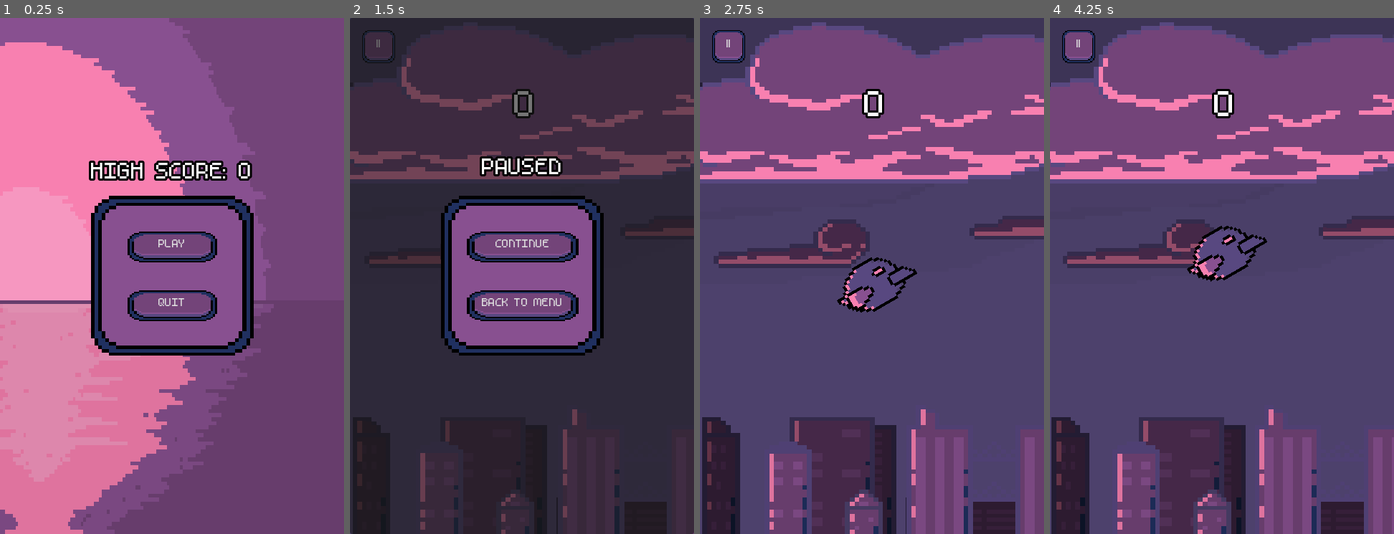
Above: before the commit, frames 1-4 (left to right).
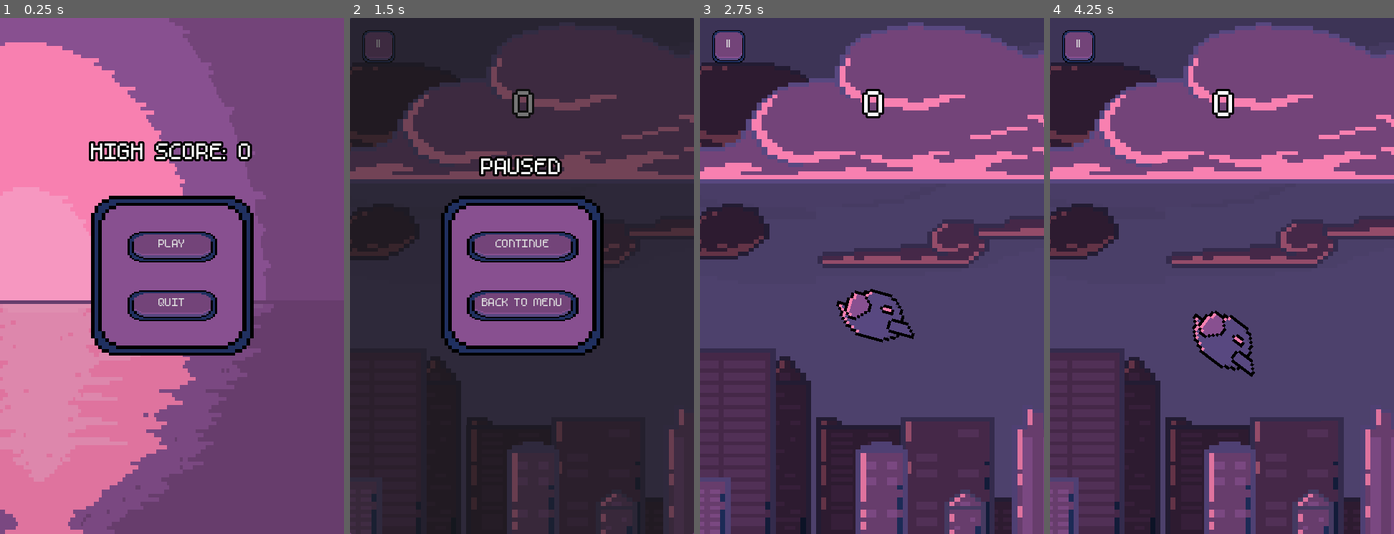
Above: after the commit, the same moments.

Repository: elensiel/Cozy-Bird
Game: Godot game, scene res://scene/main_menu.tscn
Two runs of this game, one before a commit and one after it. Both use one fixed random seed, a clock stepped at 60 frames per second and the inputs below. Sound files missing from this copy of the repository are replaced by a short silence.
Inputs:
- Up to frame 1 (0.25 s): no input
- Up to frame 2 (1.5 s): click "PLAY" at 0.5 s; click "||" at 1.25 s
- Up to frame 3 (2.75 s): click "CONTINUE" at 2 s
- Up to frame 4 (4.25 s): click "||" at 2.75 s; click "CONTINUE" at 3.5 s

The runs differ from the first frame. In frame 1, 2.9% of the frame differs, in the area x 25-74%, y 23-35%; in frame 2, 10%; in frame 3, 37%; in frame 4, 37%, in the area x 0-100%, y 0-100%.

Commit message:
releasable(?)

Diff:
--- a/project.godot
+++ b/project.godot
@@ -26,6 +26,7 @@
 window/size/viewport_height=720
 window/stretch/mode="viewport"
 window/stretch/aspect="expand"
+window/handheld/orientation=1
 
 [gui]
 
--- a/resource/button-32x32.tres
+++ b/resource/button-32x32.tres
@@ -1,8 +1,12 @@
-[gd_resource type="Theme" load_steps=8 format=3 uid="uid://6u6whwgiyxvv"]
+[gd_resource type="Theme" load_steps=9 format=3 uid="uid://6u6whwgiyxvv"]
 
 [ext_resource type="Texture2D" uid="uid://fsbea4b8gktc" path="res://sprite/ui/button-32x32/hover.png" id="1_la543"]
 [ext_resource type="Texture2D" uid="uid://bl38m2jhe368" path="res://sprite/ui/button-32x32/normal.png" id="2_542h8"]
 [ext_resource type="Texture2D" uid="uid://u4neo5d4tauv" path="res://sprite/ui/button-32x32/pressed.png" id="3_w7j33"]
+
+[sub_resource type="StyleBoxTexture" id="StyleBoxTexture_n6htr"]
+content_margin_bottom = 11.0
+texture = ExtResource("2_542h8")
 
 [sub_resource type="StyleBoxEmpty" id="StyleBoxEmpty_n1xu3"]
 
@@ -20,6 +24,7 @@
 
 [resource]
 Button/font_sizes/font_size = 25
+Button/styles/disabled = SubResource("StyleBoxTexture_n6htr")
 Button/styles/focus = SubResource("StyleBoxEmpty_n1xu3")
 Button/styles/hover = SubResource("StyleBoxTexture_eu8aw")
 Button/styles/normal = SubResource("StyleBoxTexture_q8cat")
--- a/resource/menu.tres
+++ b/resource/menu.tres
@@ -1,10 +1,18 @@
-[gd_resource type="Theme" load_steps=11 format=3 uid="uid://bcihif0mi53lh"]
+[gd_resource type="Theme" load_steps=12 format=3 uid="uid://bcihif0mi53lh"]
 
 [ext_resource type="Texture2D" uid="uid://dqgu5n6eoh2jd" path="res://sprite/ui/button_hover.png" id="1_2m0y5"]
 [ext_resource type="FontFile" uid="uid://bm5jntf47tw4y" path="res://resource/m5x7.ttf" id="1_dlwj0"]
 [ext_resource type="Texture2D" uid="uid://dw1colu7vjbf1" path="res://sprite/ui/button.png" id="1_snxaa"]
 [ext_resource type="Texture2D" uid="uid://chpd720ytqc4g" path="res://sprite/ui/panel.png" id="1_tskqo"]
 [ext_resource type="Texture2D" uid="uid://brf0v4gm7p34a" path="res://sprite/ui/button_pressed.png" id="3_bwfm2"]
+
+[sub_resource type="StyleBoxTexture" id="StyleBoxTexture_dsvx6"]
+content_margin_bottom = 11.0
+texture = ExtResource("1_snxaa")
+expand_margin_left = 35.0
+expand_margin_top = 39.0
+expand_margin_right = 32.0
+expand_margin_bottom = 56.0
 
 [sub_resource type="StyleBoxEmpty" id="StyleBoxEmpty_7y61x"]
 
@@ -42,6 +50,7 @@
 [resource]
 Button/font_sizes/font_size = 25
 Button/fonts/font = ExtResource("1_dlwj0")
+Button/styles/disabled = SubResource("StyleBoxTexture_dsvx6")
 Button/styles/focus = SubResource("StyleBoxEmpty_7y61x")
 Button/styles/hover = SubResource("StyleBoxTexture_2shpo")
 Button/styles/normal = SubResource("StyleBoxTexture_to5oh")
--- a/scene/game_loop.tscn
+++ b/scene/game_loop.tscn
@@ -1,8 +1,9 @@
-[gd_scene load_steps=33 format=3 uid="uid://ct8y3u6mrqjr"]
+[gd_scene load_steps=34 format=3 uid="uid://ct8y3u6mrqjr"]
 
 [ext_resource type="Texture2D" uid="uid://dogo7cx0jyft0" path="res://sprite/background/bldgs_back.png" id="1_0h1g6"]
 [ext_resource type="Script" path="res://script/game_state_machine.gd" id="1_cv2ha"]
 [ext_resource type="Texture2D" uid="uid://bowphvfenvvth" path="res://sprite/background/clouds_back.png" id="2_4itqu"]
+[ext_resource type="Script" path="res://script/parallax_sprite_scale.gd" id="3_772me"]
 [ext_resource type="Texture2D" uid="uid://dgwamwl8vy2sy" path="res://sprite/background/bldgs_mid.png" id="3_wt5tx"]
 [ext_resource type="Texture2D" uid="uid://cusc844avgbjj" path="res://sprite/background/clouds_mid.png" id="4_htqwx"]
 [ext_resource type="Texture2D" uid="uid://d1psxj6s8wui3" path="res://sprite/background/bldgs_front.png" id="5_xbq0l"]
@@ -42,7 +43,7 @@
 resource_name = "walls"
 script/source = "extends Area2D
 
-func _on_body_entered(body: Node2D) -> void:
+func _on_body_entered(_body: Node2D) -> void:
 	if owner.current_state == GameStateMachine.GameState.RUNNING:
 		owner.set_state(GameStateMachine.GameState.DEAD)
 "
@@ -97,17 +98,20 @@
 scale = Vector2(0.660985, 0.5625)
 texture = ExtResource("1_0h1g6")
 centered = false
+script = ExtResource("3_772me")
 
 [node name="Clouds" type="Sprite2D" parent="ParallaxBackground/Back"]
 scale = Vector2(0.660985, 0.5625)
 texture = ExtResource("2_4itqu")
 centered = false
+script = ExtResource("3_772me")
 
 [node name="Main" type="Sprite2D" parent="ParallaxBackground/Back"]
 z_index = -51
 scale = Vector2(0.660985, 0.5625)
 texture = ExtResource("6_d8w1d")
 centered = false
+script = ExtResource("3_772me")
 
 [node name="Middle" type="ParallaxLayer" parent="ParallaxBackground"]
 motion_scale = Vector2(0.4, 1)
@@ -117,11 +121,13 @@
 scale = Vector2(0.660985, 0.5625)
 texture = ExtResource("3_wt5tx")
 centered = false
+script = ExtResource("3_772me")
 
 [node name="Clouds" type="Sprite2D" parent="ParallaxBackground/Middle"]
 scale = Vector2(0.660985, 0.5625)
 texture = ExtResource("4_htqwx")
 centered = false
+script = ExtResource("3_772me")
 
 [node name="Front" type="ParallaxLayer" parent="ParallaxBackground"]
 motion_scale = Vector2(0.7, 1)
@@ -131,11 +137,13 @@
 scale = Vector2(0.660985, 0.5625)
 texture = ExtResource("5_xbq0l")
 centered = false
+script = ExtResource("3_772me")
 
 [node name="Clouds" type="Sprite2D" parent="ParallaxBackground/Front"]
 scale = Vector2(0.660985, 0.5625)
 texture = ExtResource("7_ff34c")
 centered = false
+script = ExtResource("3_772me")
 
 [node name="PillarSpawnMachine" type="Node" parent="."]
 process_mode = 1
--- a/scene/main_menu.tscn
+++ b/scene/main_menu.tscn
@@ -9,9 +9,6 @@
 script = ExtResource("1_76leo")
 
 [node name="Sprite2D" type="Sprite2D" parent="."]
-z_index = -99
-position = Vector2(480, 360)
-scale = Vector2(0.363636, 0.5625)
 texture = ExtResource("1_3n8pn")
 
 [node name="PanelContainer" type="PanelContainer" parent="."]
--- a/scene/pause_panel.tscn
+++ b/scene/pause_panel.tscn
@@ -1,13 +1,20 @@
 [gd_scene load_steps=4 format=3 uid="uid://pnq6fwn7udn6"]
 
 [ext_resource type="Theme" uid="uid://bcihif0mi53lh" path="res://resource/menu.tres" id="1_vhddf"]
-[ext_resource type="AudioStream" uid="uid://3xra2sxxu5o" path="res://audio/sfx/button_press.wav" id="2_o7bgd"]
+[ext_resource type="AudioStream" uid="uid://8six3penfsmq" path="res://audio/sfx/button_press.wav" id="2_o7bgd"]
 
 [sub_resource type="GDScript" id="GDScript_u4dh4"]
 resource_name = "PausePanel"
-script/source = "extends Node
+script/source = "extends IngamePanel
 
 @onready var audio: AudioStreamPlayer2D = $AudioStreamPlayer2D
+
+func _ready() -> void:
+	super._ready()
+
+	var label := $Label
+	label.size.x = get_viewport().get_visible_rect().size.x
+	label.position = Vector2(0, $PanelContainer.position.y - label.size.y)
 
 func _on_continue_pressed() -> void:
 	audio.play()
@@ -53,9 +60,8 @@
 text = "BACK TO MENU"
 
 [node name="Label" type="Label" parent="."]
-offset_left = 127.0
 offset_top = 162.0
-offset_right = 354.0
+offset_right = 480.0
 offset_bottom = 248.0
 theme = ExtResource("1_vhddf")
 theme_override_font_sizes/font_size = 50
--- a/scene/retry_panel.tscn
+++ b/scene/retry_panel.tscn
@@ -5,17 +5,30 @@
 
 [sub_resource type="GDScript" id="GDScript_kkbd0"]
 resource_name = "Retry"
-script/source = "extends Node
+script/source = "extends IngamePanel
 
-@onready var gm = get_parent() as GameManager
 @onready var audio: AudioStreamPlayer2D = $AudioStreamPlayer2D
 
 func _ready() -> void:
 	get_tree().paused = true
-	$Label.text = str(gm.score)
+	super._ready()
 
-	if gm.score > gm.high_score:
-		$Label2.visible = true
+	var viewport_size := get_viewport().get_visible_rect().size
+
+	var label2 := $Label2
+	label2.size.x = viewport_size.x
+	label2.position.y = $PanelContainer.position.y - label2.size.y
+
+	var label := $Label
+	label.text = str(GameManager.score)
+	label.size.x = viewport_size.x
+	label.position.y = label2.position.y - label.size.y
+	label = null
+
+	if GameManager.score > GameManager.high_score:
+		label2.visible = true
+	else:
+		label2.visible = false
 
 func _on_retry_pressed() -> void:
 	audio.play()
@@ -66,9 +79,9 @@
 text = "BACK TO MENU"
 
 [node name="Label" type="Label" parent="."]
-offset_left = 224.0
+z_index = 1
 offset_top = 83.0
-offset_right = 264.0
+offset_right = 480.0
 offset_bottom = 147.0
 theme = ExtResource("1_epxu4")
 theme_override_font_sizes/font_size = 80
@@ -79,9 +92,9 @@
 
 [node name="Label2" type="Label" parent="."]
 visible = false
-offset_left = 127.0
+z_index = 1
 offset_top = 162.0
-offset_right = 354.0
+offset_right = 480.0
 offset_bottom = 248.0
 theme = ExtResource("1_epxu4")
 theme_override_font_sizes/font_size = 50
@@ -91,6 +104,7 @@
 autowrap_mode = 2
 
 [node name="AudioStreamPlayer2D" type="AudioStreamPlayer2D" parent="."]
+visible = false
 stream = ExtResource("2_hsjct")
 
 [connection signal="pressed" from="PanelContainer/MarginContainer/VBoxContainer/Retry" to="." method="_on_retry_pressed"]
--- a/script/game_manager.gd
+++ b/script/game_manager.gd
@@ -4,39 +4,42 @@
 @onready var label: Label = $Label
 @onready var try: Node = preload("res://scene/retry_panel.tscn").instantiate()
 
-var SAVE_PATH: String = OS.get_user_data_dir() + "/save/score.bin"
-var score: int = 0
-var high_score: int = _load_score()
+static var score: int = 0
+static var high_score: int = load_score()
 
 func inc_score() -> void:
 	score += 1
 	label.text = str(score)
 
-func _load_score() -> int:
-	var DIR: String = OS.get_user_data_dir() + "/save/"
+static func _ensure_directory_exists() -> String:
+	var directory: String = OS.get_user_data_dir() + "/save/"
+	if !DirAccess.dir_exists_absolute(directory):
+		DirAccess.make_dir_absolute(directory)
+	return directory
 
-	if not DirAccess.dir_exists_absolute(DIR):
-		# creates directory
-		DirAccess.make_dir_absolute(DIR)
+static func _open_file(mode_flag: FileAccess.ModeFlags) -> FileAccess:
+	var save_path: String = _ensure_directory_exists() + "save.bin"
+	return FileAccess.open(save_path, mode_flag)
 
-		# creates save file and store 0 to prevent null error
-		FileAccess.open(SAVE_PATH, FileAccess.WRITE).store_16(0)
+static func load_score() -> int:
+	var file: FileAccess = _open_file(FileAccess.ModeFlags.READ)
+
+	if file == null:
+		file = _open_file(FileAccess.ModeFlags.WRITE)
+		file.store_16(0)
+		file.close()
 		return 0
-
-	return FileAccess.open(SAVE_PATH, FileAccess.READ).get_16()
+	return file.get_16()
 
 func save_high_score() -> void:
-	if high_score > score: # if score does not beat pr
-		return
-
-	# storing high score
-	high_score = score
-	var file = FileAccess.open(SAVE_PATH, FileAccess.WRITE)
-	if file:
-		file.store_16(high_score)
-		file.close()
-	else:
-		print("Error: Could not open file for writing.")
+	if high_score < score:
+		high_score = score
+		var file := _open_file(FileAccess.ModeFlags.WRITE)
+		if file:
+			file.store_16(high_score)
+			file.close()
+		else:
+			print("Error: Could not open file for writing.")
 
 func _on_death_timer_timeout() -> void:
 	add_child(try)
--- a/script/game_state_machine.gd
+++ b/script/game_state_machine.gd
@@ -39,10 +39,10 @@
 			player.set_physics_process(true) # run player physics
 
 			# qfree pause panel
-			if get_node("PausePanel") != null:
+			if get_node_or_null("PausePanel") != null:
 				get_node("PausePanel").queue_free()
 		GameState.RUNNING:
-			player.set_process_input(false) # disable _input
+			player.set_process_unhandled_input(false)
 			parallax.set_process(false) # pause parallax scrolling
 			timer.set_paused(true) # pause timer
 		GameState.DEAD:
@@ -59,11 +59,11 @@
 				pause_panel_temp = pause_panel.instantiate()
 				add_child(pause_panel_temp)
 		GameState.RUNNING:
-			player.set_process_input(true) # enable _input
+			player.set_process_unhandled_input(true)
 			parallax.set_process(true) # run parallax scrolling
 			timer.set_paused(false) # run timer
 		GameState.DEAD:
-			player.set_process_input(false) # pause player input
+			$PauseButton.disabled = true
 			if not jumped:
 				jumped = true
 				player.jump()
--- /dev/null
+++ b/script/ingame_panel.gd
@@ -0,0 +1,10 @@
+extends Node
+class_name IngamePanel
+
+func _ready() -> void:
+	var panel_container := $PanelContainer
+	var panel := $Panel
+	var viewport := get_viewport().get_visible_rect()
+
+	panel.size = viewport.size
+	panel_container.position = (viewport.size / 2) - (panel_container.size / 2)
--- a/script/main_menu.gd
+++ b/script/main_menu.gd
@@ -4,21 +4,25 @@
 @onready var game_loop: PackedScene = preload("res://scene/game_loop.tscn")
 
 func _ready() -> void:
-	$Label.text = "HIGH SCORE: " + str(_load_score()) # display high score
+	var viewport_size := get_viewport().get_visible_rect().size
+	var panel_container := $PanelContainer
+	var label := $Label
+	var sprite := $Sprite2D
 
-## load high score
-func _load_score() -> int:
-	var DIR: String = OS.get_user_data_dir() + "/save/"
+	panel_container.position.x = (viewport_size.x / 2) - (panel_container.size.x / 2)
+	panel_container.position.y = (viewport_size.y / 2) - (panel_container.size.y / 2)
 
-	if not DirAccess.dir_exists_absolute(DIR):
-		# creates directory
-		DirAccess.make_dir_absolute(DIR)
+	label.text = "HIGH SCORE: " + str(GameManager.load_score()) # display high score
+	label.position.x = (viewport_size.x / 2) - (label.size.x / 2)
+	label.position.y = panel_container.position.y - label.size.y
 
-		# creates save file and store 0 to prevent null error
-		FileAccess.open(DIR + "score.bin", FileAccess.WRITE).store_16(0)
-		return 0
+	panel_container = null
+	label = null
 
-	return FileAccess.open(DIR + "score.bin", FileAccess.READ).get_16()
+	sprite.scale.x = (viewport_size.x * 2) / sprite.texture.get_width()
+	sprite.scale.y = viewport_size.y / sprite.texture.get_height()
+	sprite.position.x = viewport_size.x
+	sprite.position.y = viewport_size.y / 2
 
 func _on_play_pressed() -> void:
 	audio.play()
--- /dev/null
+++ b/script/parallax_sprite_scale.gd
@@ -0,0 +1,10 @@
+extends Sprite2D
+class_name ParallaxSpriteScale
+
+func _ready() -> void:
+	var viewport := get_viewport().get_visible_rect()
+
+	scale.x = (viewport.size.x * 4) / texture.get_width()
+	scale.y = viewport.size.y / texture.get_height()
+
+	position = viewport.position
--- a/script/pillar.gd
+++ b/script/pillar.gd
@@ -9,11 +9,11 @@
 		position.x -= 125 * delta
 
 ## KILL
-func _on_kill_body_entered(body: Node2D) -> void:
+func _on_kill_body_entered(_body: Node2D) -> void:
 	main.set_state(GameStateMachine.GameState.DEAD)
 
 ## SCORE
-func _on_body_entered(body: Node2D) -> void:
+func _on_body_entered(_body: Node2D) -> void:
 	if main.current_state == GameStateMachine.GameState.RUNNING:
 		gm.inc_score()
 		audio.play()
--- a/script/player.gd
+++ b/script/player.gd
@@ -18,7 +18,7 @@
 
 ## FUNCTIONS
 ## processes
-func _input(event: InputEvent) -> void:
+func _unhandled_input(event: InputEvent) -> void:
 	if event.is_action_pressed("jump"):
 		if main.current_state == GameStateMachine.GameState.PAUSED:
 			main.set_state(GameStateMachine.GameState.RUNNING)
